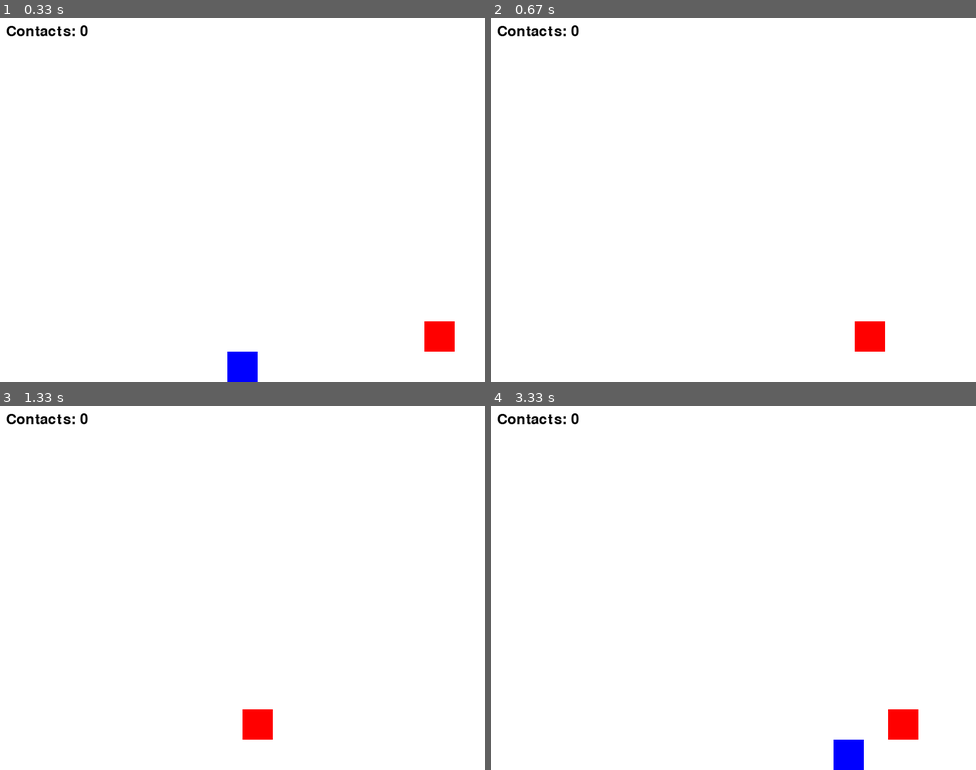
Above: before the commit, frames 1-4 (two rows, left to right).
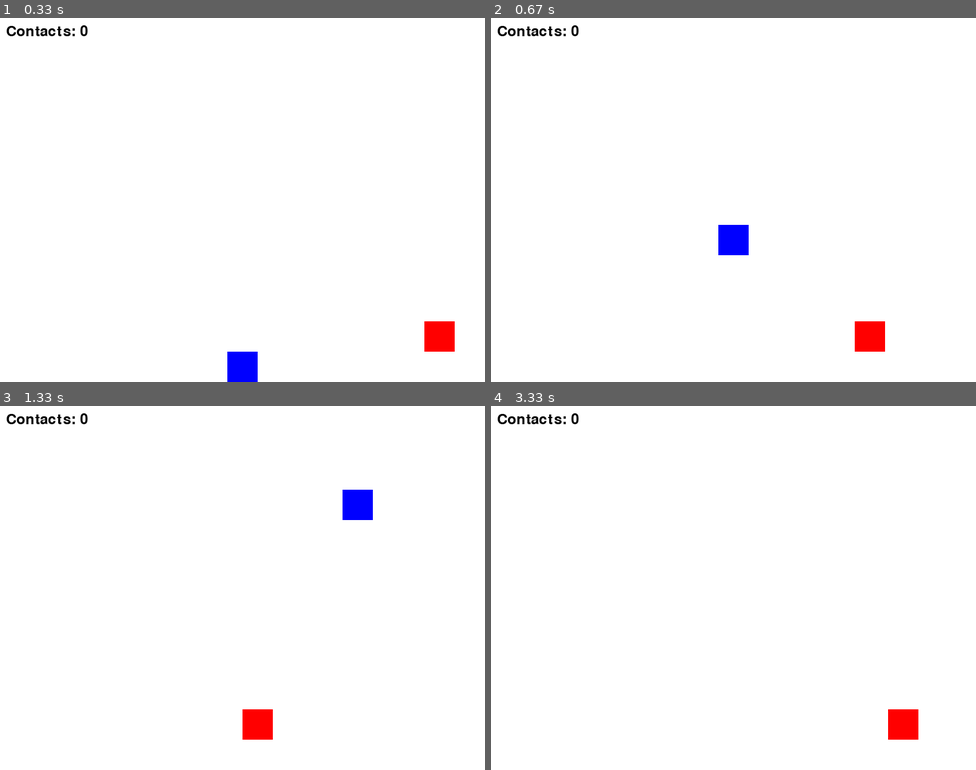
Above: after the commit, the same moments.

Repository: fastmax222/after3codingclub-pygame
Game: pygame game, started from spring-2024/platformer-jump-fix.py
Same seed, same stepped clock (60 frames per second), same inputs: the game is played once before the commit and once after it.
Inputs:
- Up to frame 1 (0.33 s): no input
- Up to frame 2 (0.67 s): tap Space at 0.33 s
- Up to frame 3 (1.33 s): hold Right 0.67-1.13 s; tap Space at 0.73, 1.03, 1.23 s; hold Right from 1.17 s (still down)
- Up to frame 4 (3.33 s): tap Space at 1.53, 1.73, 2.03, 2.3, 2.6, 2.73, 3.03 s; release Right at 1.63 s; hold Left 1.67-2.2 s; hold Left 2.23-2.63 s; hold Right 2.67-3.3 s

Frame 1 is identical in both runs. In frame 2, 0.5% of the frame differs, in the area x 46-54%, y 56-66%; in frame 3, 0.5%; in frame 4, 0.5%.

Commit message:
Update platformer-jump-fix.py

Diff:
--- a/spring-2024/platformer-jump-fix.py
+++ b/spring-2024/platformer-jump-fix.py
@@ -1,5 +1,6 @@
 import pygame
 import sys
+import math
 
 # Initialize Pygame
 pygame.init()
@@ -17,7 +18,8 @@
 player_y = HEIGHT - 2 * player_size
 player_speed = 5
 jumping = False
-jump_count = 20  # Increased jump height
+jump_time = 0
+jump_duration = 30  # Adjust the jump duration for a lower jump height
 
 # Red block properties
 red_block_size = 50
@@ -35,10 +37,10 @@
 clock = pygame.time.Clock()
 
 def jump():
-    global player_y, jumping, jump_count
+    global player_y, jumping, jump_time
     if not jumping:
         jumping = True
-        jump_count = 20  # Increased jump height
+        jump_time = 0
 
 # Game loop
 running = True
@@ -70,14 +72,11 @@
         contact_counter += 1
         print("Contact Counter:", contact_counter)
 
-    # Jumping
+    # Jumping with a sine wave
     if jumping:
-        if jump_count >= -20:
-            neg = 1
-            if jump_count < 0:
-                neg = -1
-            player_y -= (jump_count ** 2) * 0.5 * neg
-            jump_count -= 1
+        if jump_time <= jump_duration:
+            player_y -= math.sin((jump_time / jump_duration) * math.pi) * 15  # Adjust the amplitude for a lower jump height
+            jump_time += 1
         else:
             jumping = False
 
